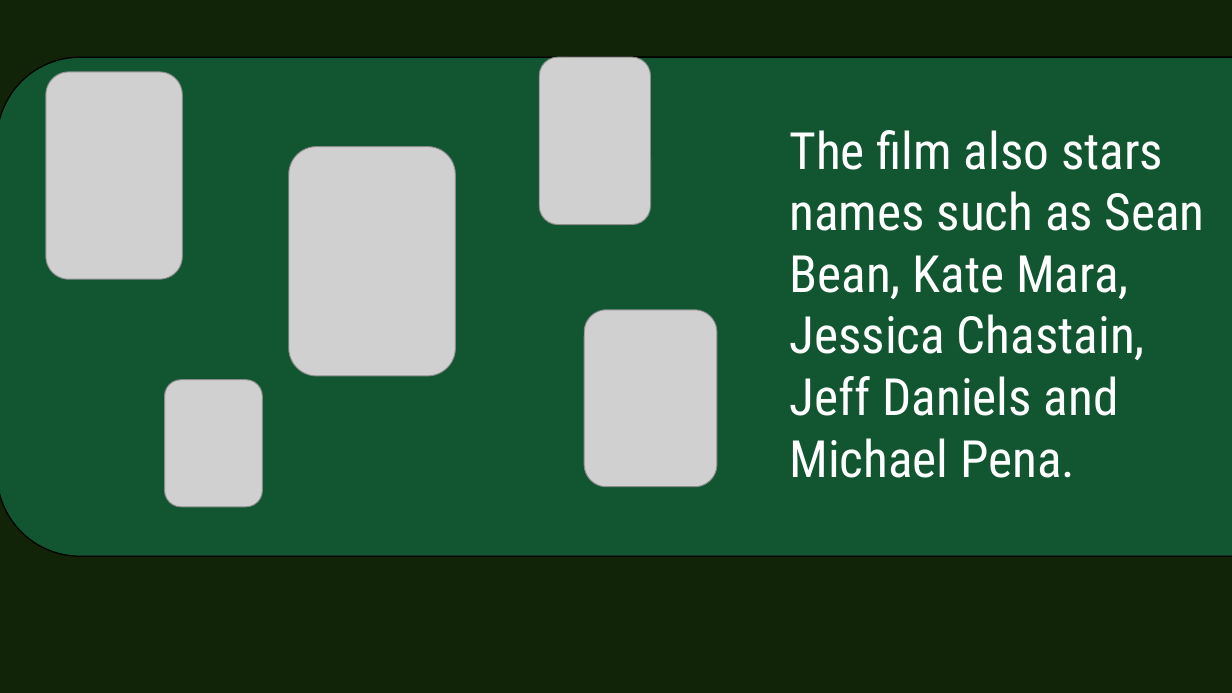
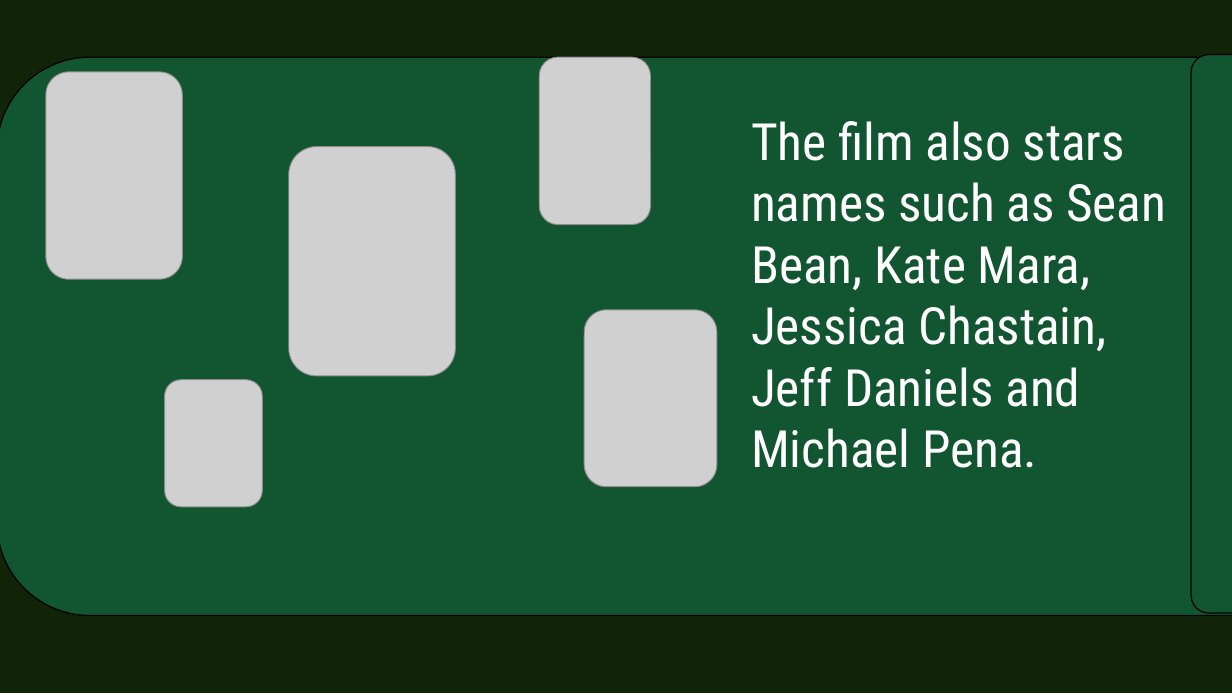
Before and after one commit to mrassk/mrassk.github.io, a slide deck: slide 10 of martian.pptx. Drawn at 1232x693 pixels with LibreOffice and Linux fonts; fonts in the diff are those of the drawing; grey boxes stand for pictures. Boxes give left, top, right and bottom in pixels: in the first picture for what was removed or moved away, otherwise in the second. Text is boxed around its words. In the diff, an @@ line names an element or a change of style, - is before the commit and + after.

```diff
--- a/martian.pptx
+++ b/martian.pptx
@@ rounded rectangle: place and size @@
-rounded rectangle at <box>0,57,1232,556</box>
+rounded rectangle at <box>0,57,1232,616</box>
@@ rounded rectangle added at <box>1191,55,1232,613</box>, fill #125531, outline #000000 1 pt @@
@@ text "The film also stars names ...": place and size @@
-text "The film also stars names ..." at <box>790,130,1205,478</box>
+text "The film also stars names ..." at <box>751,121,1166,468</box>
```
Also in this commit, not shown: 6 other slides changed.
